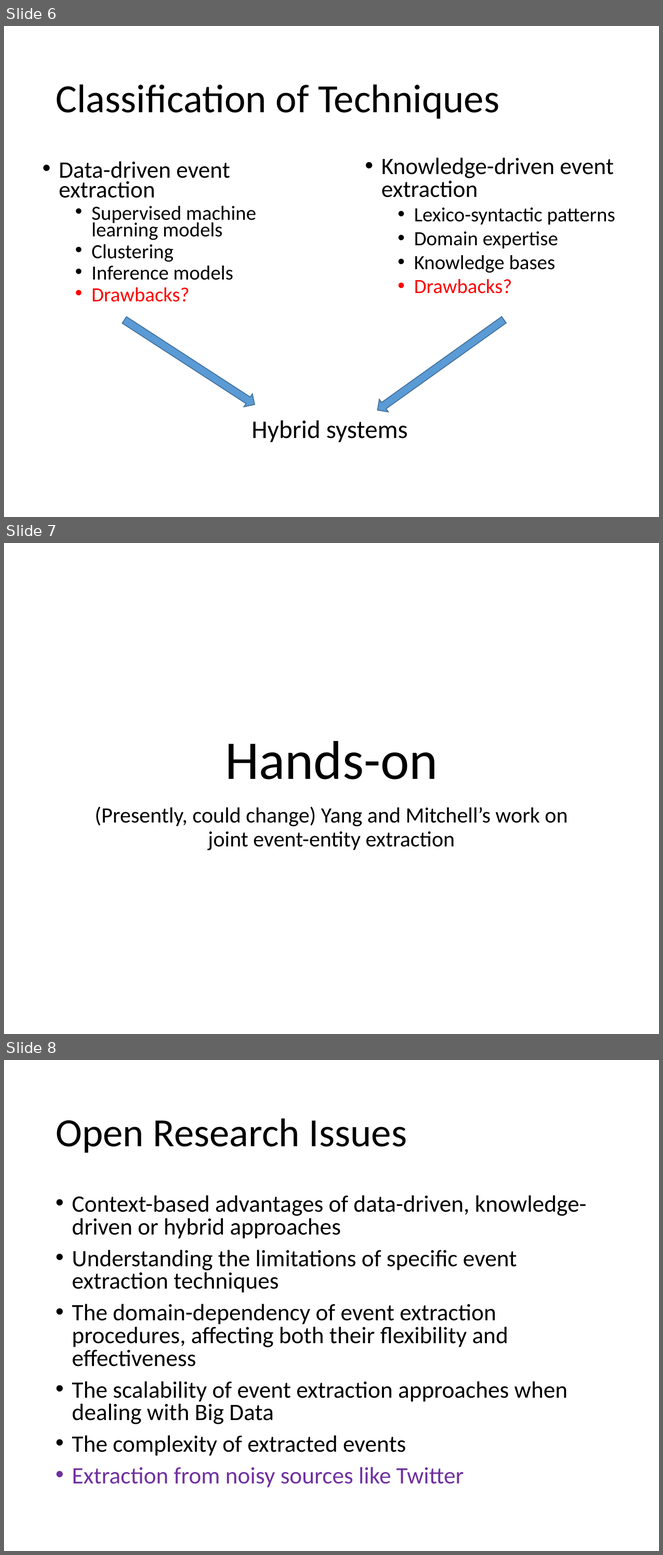
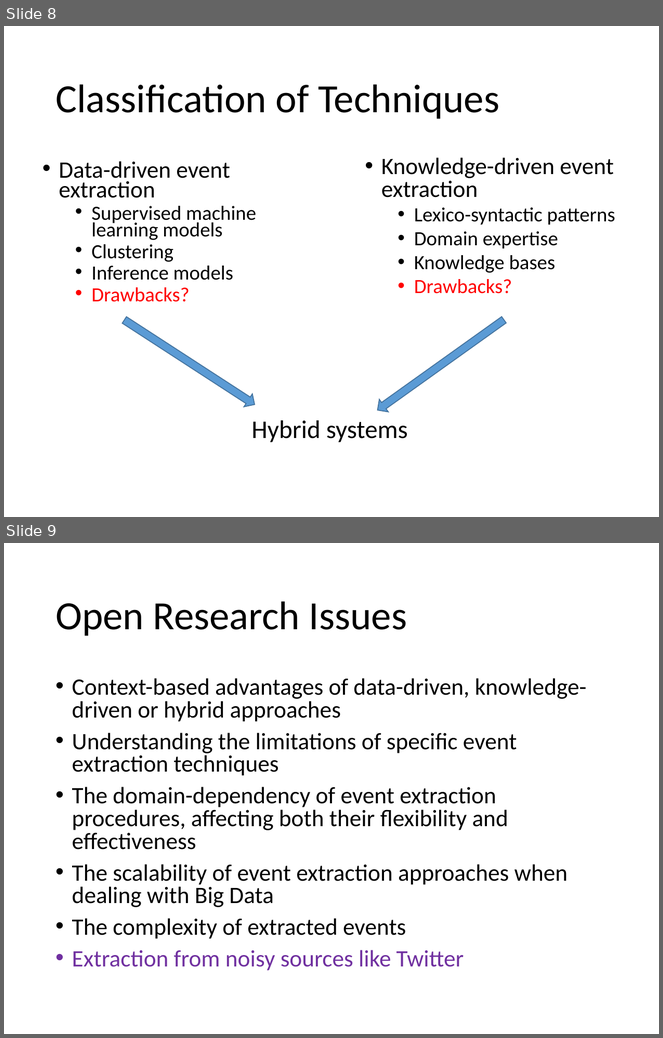
Before and after one commit to evhart/smasac-tutorial, a slide deck: slides/pptx/5-event-extraction.pptx. Shown one above the other, each under a label of ours: slides 6, 7 and 8 before the commit, slides 8 and 9 after it. The pictures are 663x1555 and 663x1038 pixels, drawn with LibreOffice and Linux fonts; fonts in the diff are those of the drawing. Boxes give left, top, right and bottom in pixels: in the first picture for what was removed or moved away, otherwise in the second. Text is boxed around its words. In the diff, an @@ line names an element or a change of style, - is before the commit and + after.

Commit message:
start cleaning event extraction slides

```diff
--- a/slides/pptx/5-event-extraction.pptx
+++ b/slides/pptx/5-event-extraction.pptx
@@ slide 7 removed at [4, 543, 659, 1034], background #FFFFFF @@
@@ title removed at [225, 741, 438, 780] @@
-Hands-on
@@ subtitle removed at [95, 807, 568, 851] @@
-(Presently, could change) Yang and Mitchell’s work on joint event-entity extraction
@@ what was slide 6 is now slide 8 @@
@@ what was slide 8 is now slide 9 @@
```
Also in this commit, not shown: 2 slides changed, 1 slide added, 1 other slide removed.
